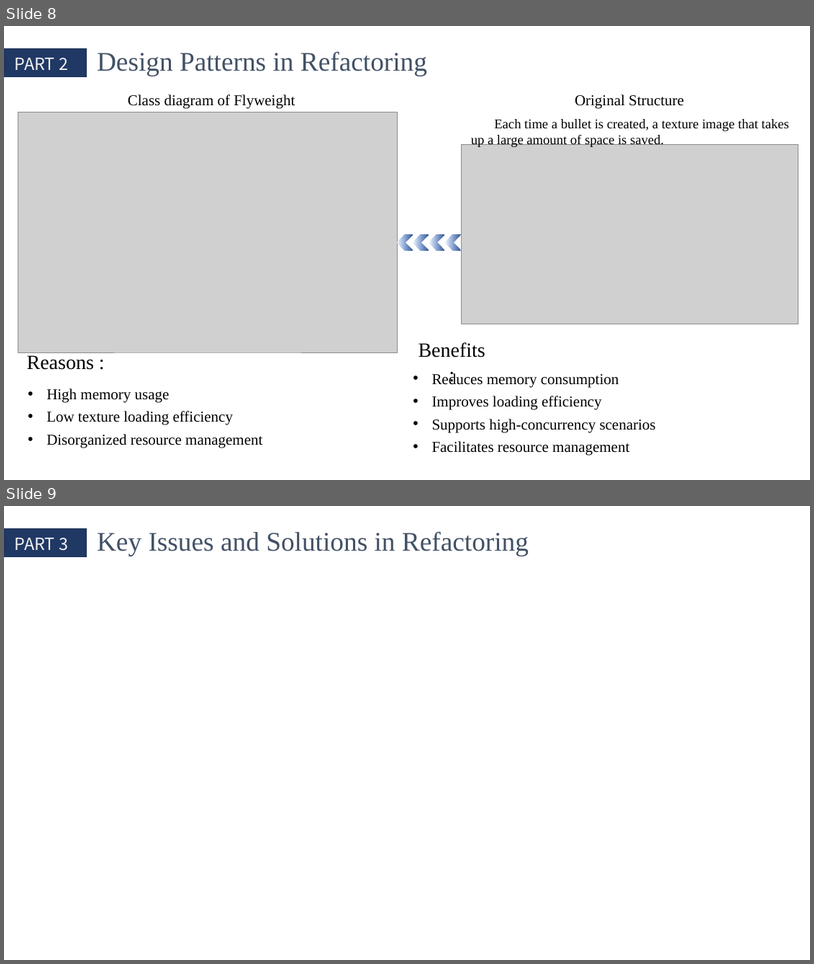
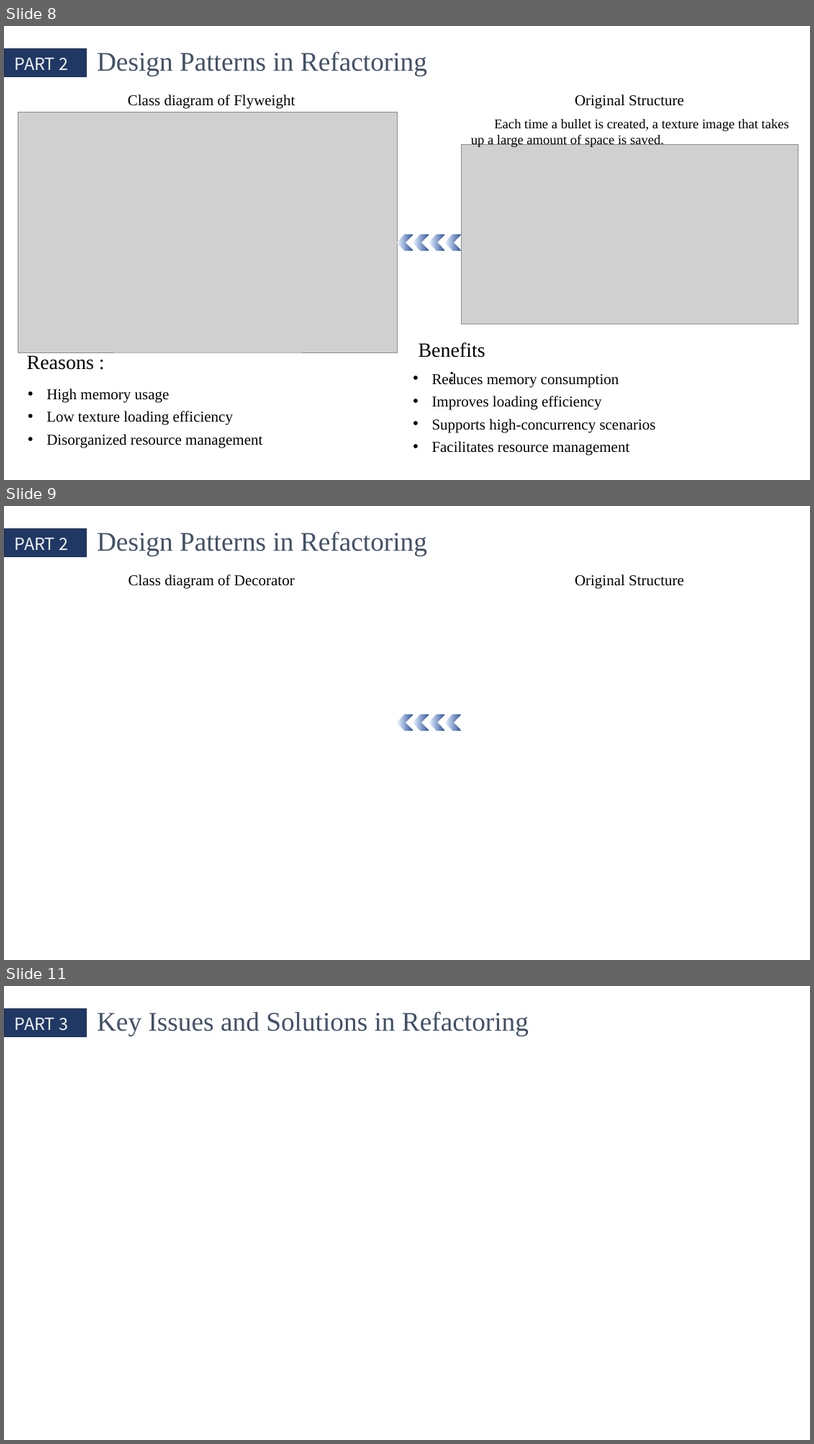
Before and after one commit to QinCheng0928/Cocos2d, a slide deck: 文档/DesignPattern.pptx. Shown one above the other, each under a label of ours: slides 8 and 9 before the commit, slides 8, 9 and 11 after it; the slides between them are not shown. The pictures are 814x964 and 814x1444 pixels, drawn with LibreOffice and Linux fonts; fonts in the diff are those of the drawing; grey boxes stand for pictures. Boxes give left, top, right and bottom in pixels: in the first picture for what was removed or moved away, otherwise in the second. Text is boxed around its words. In the diff, an @@ line names an element or a change of style, - is before the commit and + after.

```diff
--- a/文档/DesignPattern.pptx
+++ b/文档/DesignPattern.pptx
@@ slide 9 added at [4, 506, 810, 960], background #FFFFFF @@
@@ rectangle added at [4, 529, 86, 557], fill #203864, outline #1E3256 1 pt @@
@@ text added at [15, 538, 68, 550], 20 pt, text #F2F2F2 @@
+PART 2
@@ text added at [97, 531, 427, 556], 32 pt, text #425166 @@
+Design Patterns in Refactoring
@@ text added at [129, 574, 295, 589], 18 pt, text #000000 @@
+Class diagram of Decorator
@@ text added at [575, 574, 684, 589], 18 pt, text #000000 @@
+Original Structure
@@ group added at [397, 714, 461, 731]: 4 chevrons @@
@@ what was slide 9 is now slide 11 @@
```
Also in this commit, not shown: 1 slide changed, 1 other slide added, 7 other files.
